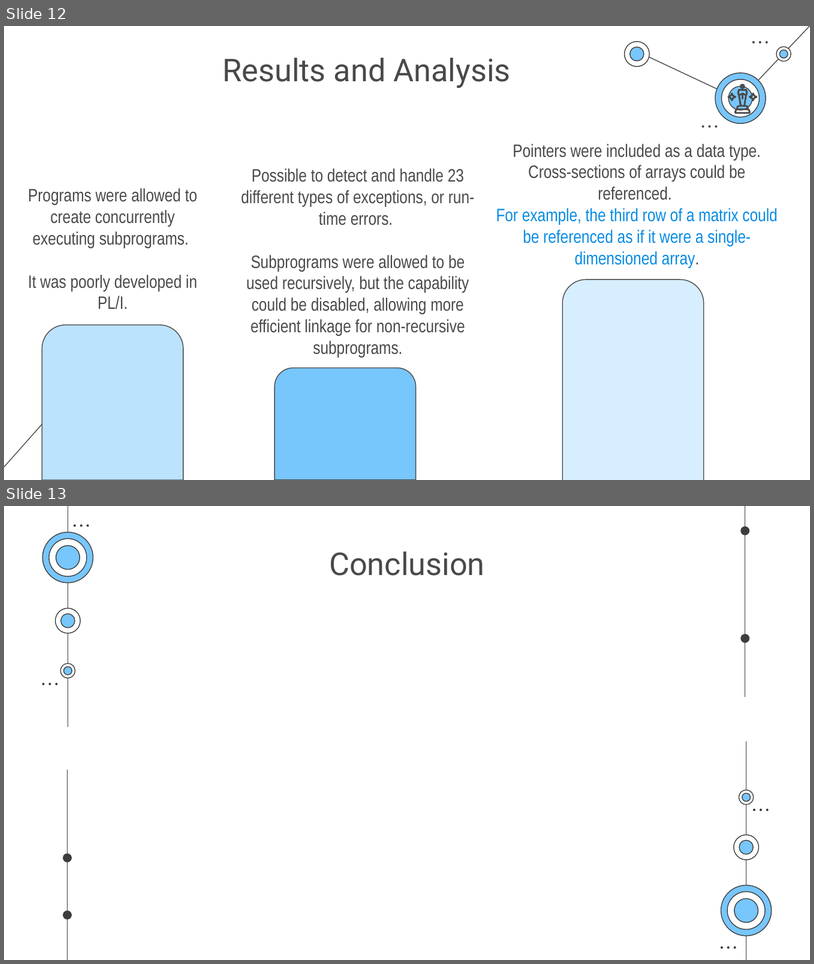
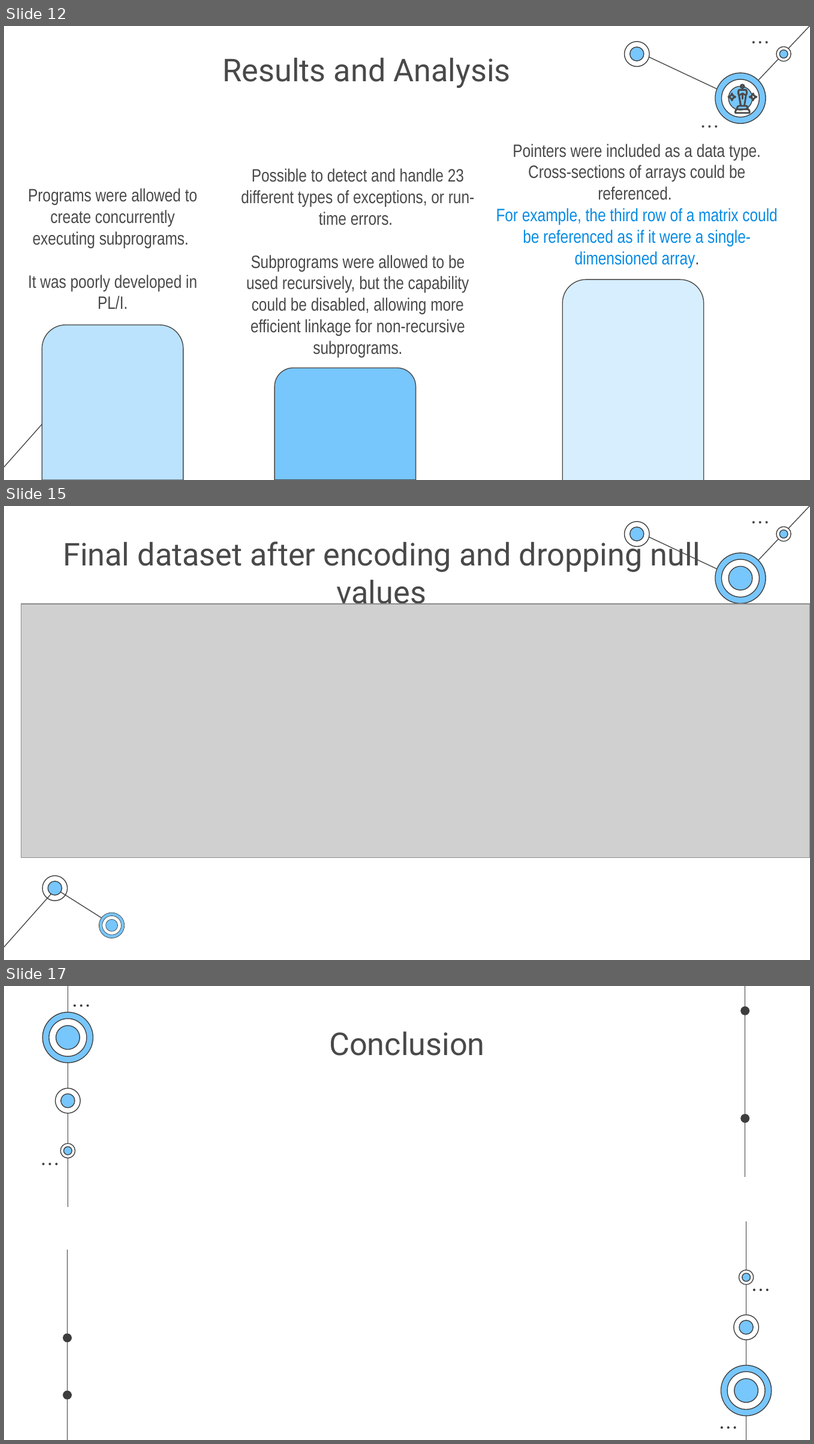
Before and after one commit to NAyeshaKhan/Heart-Disease-Prediction, a slide deck: Heart Disease Prediction System.pptx. Shown one above the other, each under a label of ours: slides 12 and 13 before the commit, slides 12, 15 and 17 after it; the slides between them are not shown. The pictures are 814x964 and 814x1444 pixels, drawn with LibreOffice and Linux fonts; fonts in the diff are those of the drawing; grey boxes stand for pictures. Boxes give left, top, right and bottom in pixels: in the first picture for what was removed or moved away, otherwise in the second. Text is boxed around its words. In the diff, an @@ line names an element or a change of style, - is before the commit and + after.

```diff
--- a/Heart Disease Prediction System.pptx
+++ b/Heart Disease Prediction System.pptx
@@ slide 15 added at (x1=4, y1=506, x2=810, y2=960), background #FFFFFF; not listed: 21 template elements that a slide beside it also shows @@
@@ title added at (x1=63, y1=537, x2=701, y2=611), 28 pt, text #494949 @@
+Final dataset after encoding and dropping null values
@@ picture added at (x1=21, y1=604, x2=810, y2=857) @@
@@ freeform shape added at (x1=48, y1=880, x2=62, y2=895), fill #3D3D3D @@
@@ freeform shape added at (x1=48, y1=881, x2=62, y2=895), fill #77C6FC @@
@@ line added from (56, 889) to (115, 926), #494949 0.75 pt @@
@@ group added at (x1=99, y1=912, x2=125, y2=938): 6 freeform shapes @@
@@ what was slide 13 is now slide 17 @@
```
Also in this commit, not shown: 7 slides changed, 4 other slides added, 2 slides removed.
